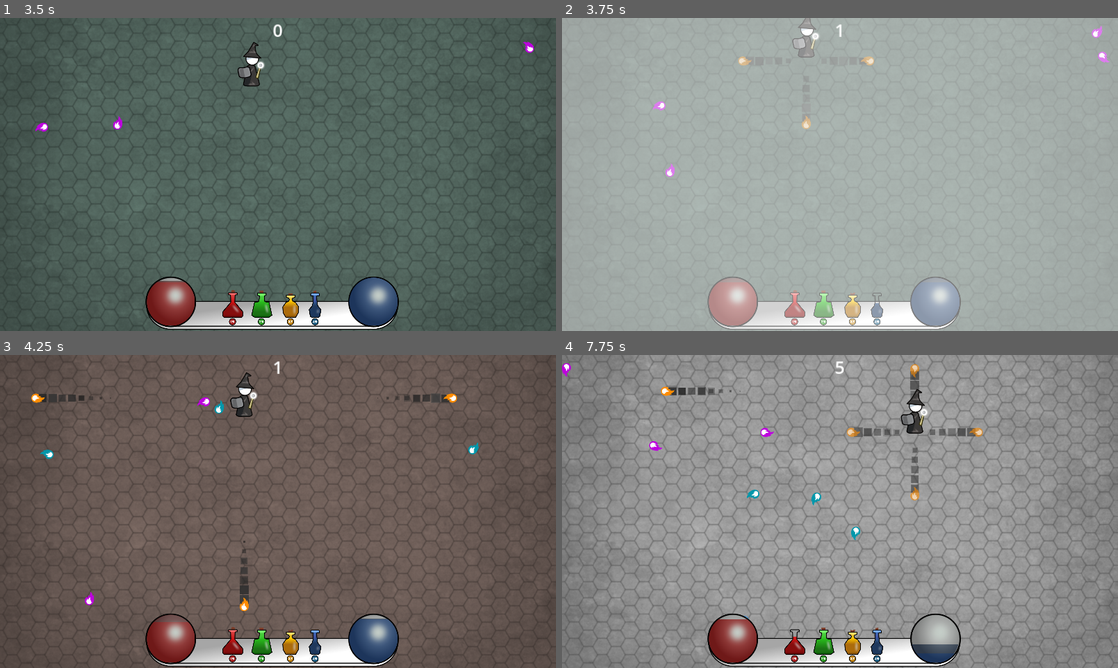
Above: before the commit, frames 1-4 (two rows, left to right).
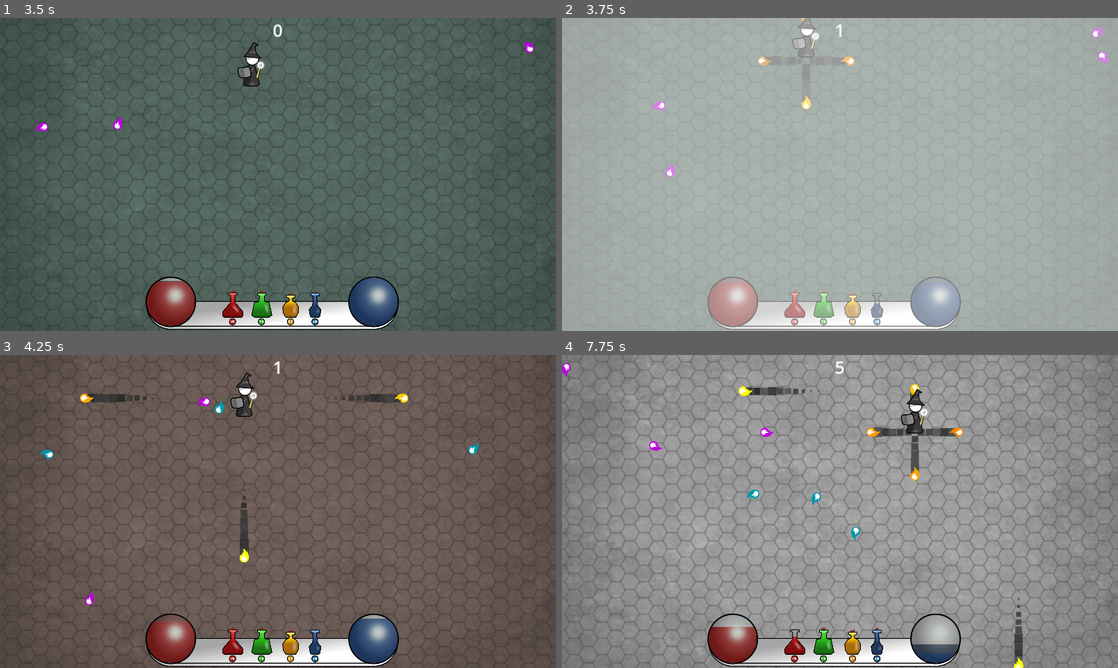
Above: after the commit, the same moments.

Repository: kurilluk/GDSJam23
Game: Godot game, scene res://assets/scenes/Main.tscn
Same seed, same stepped clock (60 frames per second), same inputs: the game is played once before the commit and once after it. Sound files missing from this copy of the repository are replaced by a short silence.
Inputs:
- Up to frame 1 (3.5 s): click "Start" at 0.5 s; hold D (Right) 1.28-2.03 s; tap 1 (Potion_1) at 1.35 s; hold S (Down) 2.03-2.78 s; tap 2 (Potion_2) at 2.1 s; hold D (Right) from 2.78 s (still down); tap 3 (Potion_3) at 2.85 s
- Up to frame 2 (3.75 s): release D (Right) at 3.53 s; hold W (Up) from 3.53 s (still down); tap 4 (Potion_4) at 3.6 s
- Up to frame 3 (4.25 s): keep holding W (Up)
- Up to frame 4 (7.75 s): release W (Up) at 4.28 s; hold A (Left) 4.28-5.78 s; tap one key every 0.75 s from 4.35 s: 1 (Potion_1) 2 (Potion_2) 3 (Potion_3) 4 (Potion_4) 1 (Potion_1); hold S (Down) 5.78-6.53 s; hold D (Right) 6.53-7.28 s; hold W (Up) from 7.28 s (still down)

Frame 1 is identical in both runs. In frame 2, 0.3% of the frame differs, in the area x 31-57%, y 0-36%; in frame 3, 1.3%; in frame 4, 1.8%, in the area x 17-83%, y 2-100%.

Commit message:
fireballs enhanced

Diff:
--- a/examples/dodge_the_creeps/assets/scenes/Fireball.tscn
+++ b/examples/dodge_the_creeps/assets/scenes/Fireball.tscn
@@ -1,9 +1,14 @@
-[gd_scene load_steps=17 format=3 uid="uid://ddifmu7obmqe2"]
+[gd_scene load_steps=18 format=3 uid="uid://ddifmu7obmqe2"]
 
 [ext_resource type="Script" path="res://assets/scripts/Fireball.gd" id="1_g27v3"]
 [ext_resource type="Texture2D" uid="uid://ujab88aefoss" path="res://assets/sprites/projectiles/fireball_white_bottom.png" id="2_awhom"]
 [ext_resource type="Texture2D" uid="uid://cda4ju411if4h" path="res://assets/sprites/projectiles/fireball_white_top.png" id="3_hlxu0"]
 [ext_resource type="AudioStream" uid="uid://bwrorlrgppgry" path="res://assets/sound/Fireball1.mp3" id="4_r4vrk"]
+
+[sub_resource type="Curve" id="Curve_boy6f"]
+min_value = -1.0
+_data = [Vector2(0, 0.1), 0.0, 0.0, 0, 0, Vector2(0.5, -0.05), 0.0, 0.0, 0, 0, Vector2(1, 0.05), 0.0, 0.0, 0, 0]
+point_count = 3
 
 [sub_resource type="CircleShape2D" id="CircleShape2D_pdiw0"]
 radius = 23.0
@@ -62,9 +67,11 @@
 
 [node name="Fireball" type="Area2D" groups=["Projectile"]]
 script = ExtResource("1_g27v3")
+intensity_curve = SubResource("Curve_boy6f")
 
 [node name="CollisionShape2D" type="CollisionShape2D" parent="."]
 shape = SubResource("CircleShape2D_pdiw0")
+disabled = true
 
 [node name="VisibleOnScreenNotifier2D" type="VisibleOnScreenNotifier2D" parent="."]
 
@@ -79,10 +86,9 @@
 
 [node name="Trail" type="GPUParticles2D" parent="FireballBottom"]
 z_index = -1
-amount = 30
+amount = 40
 process_material = SubResource("ParticleProcessMaterial_o6fmy")
 texture = SubResource("GradientTexture2D_230xt")
-lifetime = 0.75
 speed_scale = 2.0
 randomness = 0.2
 
--- a/examples/dodge_the_creeps/assets/scenes/Mob.tscn
+++ b/examples/dodge_the_creeps/assets/scenes/Mob.tscn
@@ -48,8 +48,8 @@
 }]
 
 [sub_resource type="CapsuleShape2D" id="2"]
-radius = 19.0
-height = 48.0
+radius = 45.0
+height = 90.0
 
 [node name="Mob" type="RigidBody2D" groups=["Projectile", "mobs"]]
 collision_mask = 0
--- a/examples/dodge_the_creeps/assets/scripts/Fireball.gd
+++ b/examples/dodge_the_creeps/assets/scripts/Fireball.gd
@@ -1,23 +1,46 @@
 extends Area2D
 class_name Fireball
+
+@export var intensity_curve: Curve
+@export var intensity_curve_scale = 0.25
+var random_curve_offset: int
 
 var speed: int
 var direction: Vector2
 var on_death_callback: Callable
 var ignore_target
 
-func fade_in(duration):
+func _ready():
+	$Fire_1.play()
+	random_curve_offset = randi_range(0, 1000)
+	fade_in(0.25, Callable(self, "enable_collider").bind(true))
+
+# Called every frame. 'delta' is the elapsed time since the previous frame.
+func _process(delta):
+	# move projectile
+	position = position + (direction * speed * delta)
+	# oscillating projectile intensity
+	var time = Time.get_ticks_msec()
+	var t = (((int(time/intensity_curve_scale) + random_curve_offset) % 1000) / 1000.0)
+	$FireballBottom.self_modulate *= 1 + intensity_curve.sample(t)
+	pass
+
+func fade_in(duration, callback: Callable):
 	$FireballBottom.modulate = Color.TRANSPARENT
 	var fade_tweener = create_tween()
 	fade_tweener.tween_property($FireballBottom, "modulate", Color.WHITE, duration). \
 		set_ease(Tween.EASE_OUT).set_trans(Tween.TRANS_QUAD)
+	fade_tweener.tween_callback(callback)
 
-func fade_out(duration, callback: Callable):
+func fade_out(fade_dur, duration_to_callback, callback: Callable):
+	enable_collider(false)
+	$FireballBottom/Trail.emitting = false
 	var fade_tweener = create_tween()
-	fade_tweener.tween_property($FireballBottom, "self_modulate", Color.TRANSPARENT, duration). \
+	fade_tweener.tween_property($FireballBottom, "self_modulate", Color.TRANSPARENT, fade_dur). \
+		set_ease(Tween.EASE_OUT).set_trans(Tween.TRANS_QUAD)
+	fade_tweener.parallel().tween_property($FireballBottom/FireballTop, "self_modulate", Color.TRANSPARENT, fade_dur). \
 		set_ease(Tween.EASE_IN).set_trans(Tween.TRANS_QUAD)
-	fade_tweener.parallel().tween_property($FireballBottom, "self_modulate", Color.TRANSPARENT, duration). \
-		set_ease(Tween.EASE_IN).set_trans(Tween.TRANS_QUAD)
+	fade_tweener.tween_property($FireballBottom, "self_modulate", Color.TRANSPARENT, duration_to_callback - fade_dur)
 	fade_tweener.tween_callback(callback)
 
 func set_color(new_color):
@@ -41,23 +64,16 @@
 	position = new_position
 	pass
 
-func _ready():
-	$Fire_1.play()
-	fade_in(0.5)
-
-# Called every frame. 'delta' is the elapsed time since the previous frame.
-func _process(delta):
-	position = position + (direction * speed * delta)
-	#print("process called: " + str(position) + " " + str(speed) + " " + str(direction))
-	pass
+func enable_collider(value):
+	$CollisionShape2D.disabled = !value
 
 func _on_screen_exited():
 	destroy_self()
 	pass # Replace with function body.
 
 func destroy_self():
+	fade_out(0.15, 1.0, Callable(self, "queue_free"))
 	on_death_callback.bind(self).call()
-	fade_out(0.25, Callable(self, "queue_free"))
 
 func _on_body_entered(body):
 	if body.is_in_group("Player"):
@@ -66,7 +82,6 @@
 		destroy_self()
 		body.die()
 
-
 func _on_area_entered(area):
 	if area.is_in_group("Player") and ignore_target != "Player":
 		destroy_self()
--- a/examples/dodge_the_creeps/assets/scripts/Layer.gd
+++ b/examples/dodge_the_creeps/assets/scripts/Layer.gd
@@ -16,6 +16,7 @@
 # 1 - lose health
 # 2 - gain mana
 # 3 - lose mana
+
 @export var potion_effects_modification = {
 	"Potion_1": 0,
 	"Potion_2": 1,
--- a/examples/dodge_the_creeps/assets/scripts/Player.gd
+++ b/examples/dodge_the_creeps/assets/scripts/Player.gd
@@ -101,10 +101,10 @@
 
 		var rot = Vector2.UP.angle_to(dir)
 		fireball.set_rot(rot)
-		fireball.set_pos(position + (dir * 45))
+		fireball.set_pos(position + (dir * 10))
 		fireball.set_dir(dir)
 		fireball.set_color(Color.DARK_ORANGE)
-		fireball.set_speed(1000)
+		fireball.set_speed(800)
 		fireball.set_ignore_target("Player")
 		fireball.on_death_callback = projectile_erase
 
